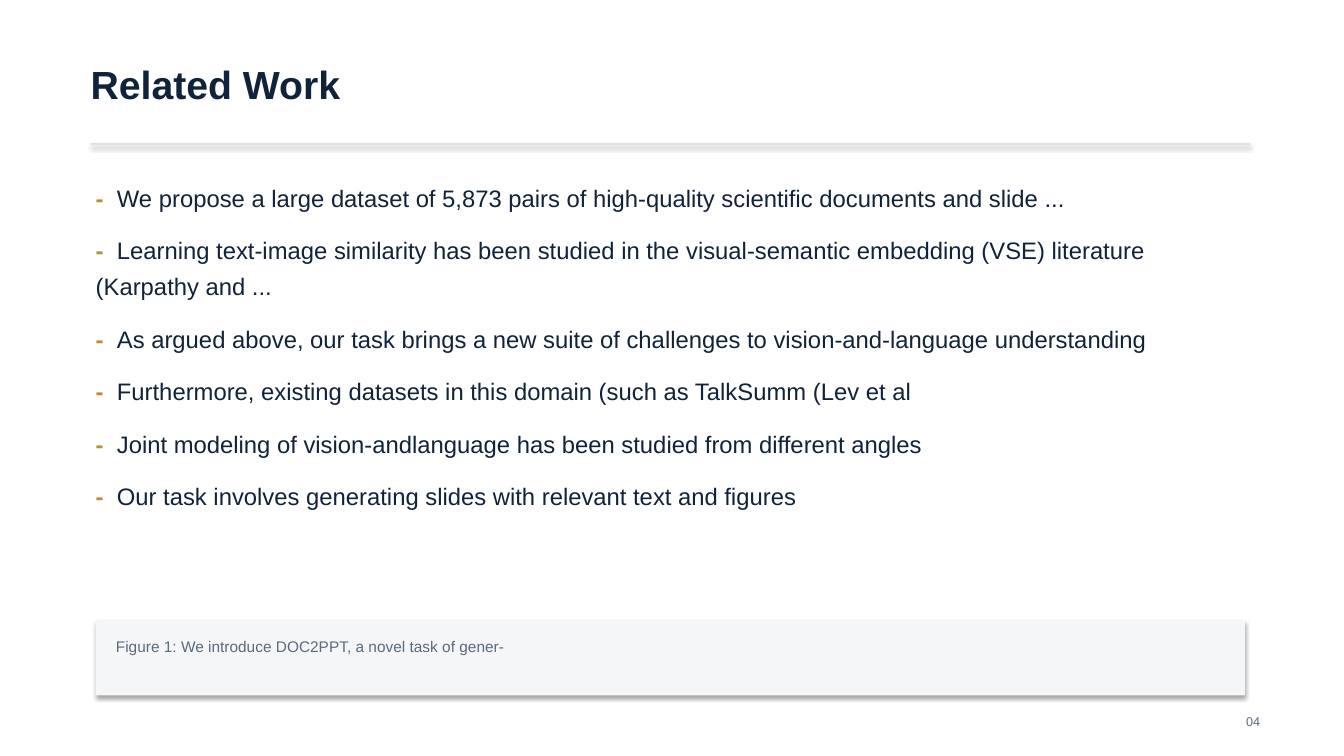
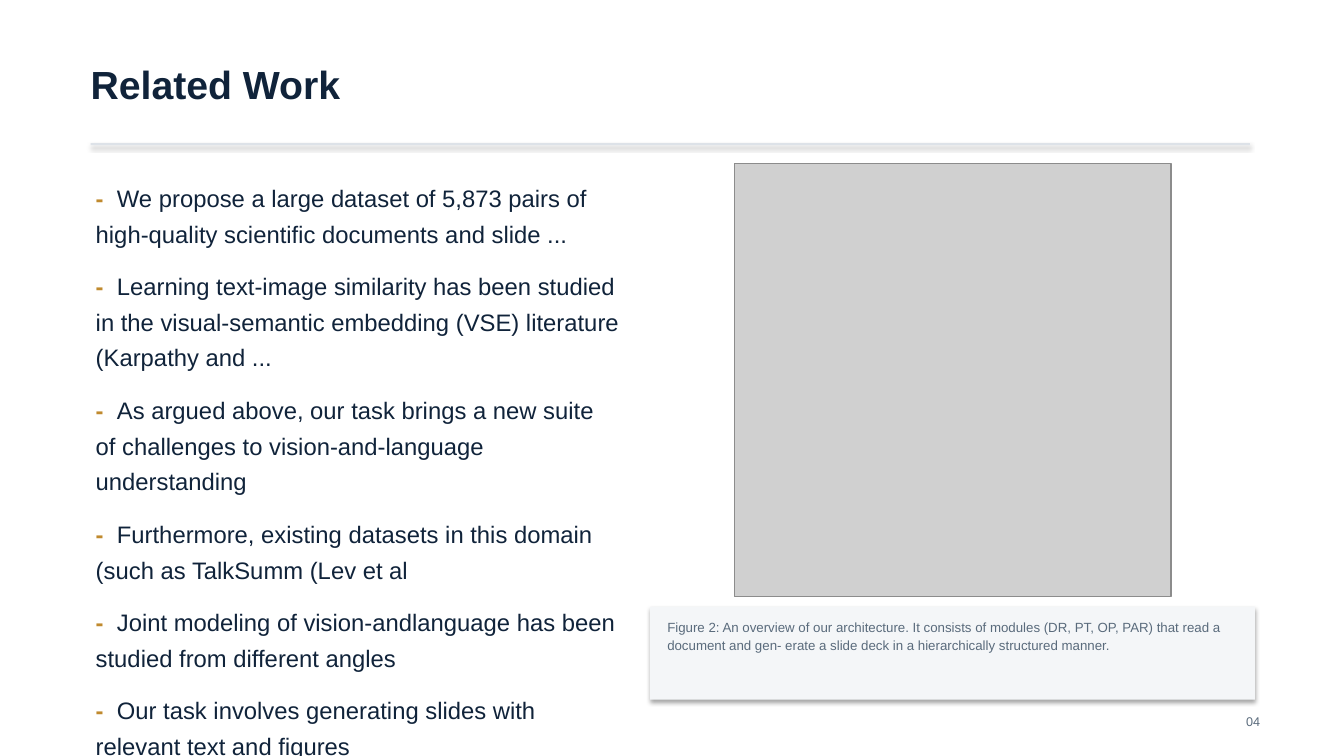
Before and after one commit to Mizuki0215/capstone-ppt-agent, a slide deck: slide 4 of out/DOC2PPT_2101.11796.pptx. Drawn at 1344x756 pixels with LibreOffice and Linux fonts; fonts in the diff are those of the drawing; grey boxes stand for pictures. Boxes give left, top, right and bottom in pixels: in the first picture for what was removed or moved away, otherwise in the second. Text is boxed around its words. In the diff, an @@ line names an element or a change of style, - is before the commit and + after.

```diff
--- a/out/DOC2PPT_2101.11796.pptx
+++ b/out/DOC2PPT_2101.11796.pptx
@@ text "- We propose a large ..." rewrapped from box(96, 189, 1146, 510) to box(96, 189, 619, 756) @@
@@ picture added at box(734, 163, 1172, 597) @@
@@ rectangle: place and size @@
-rectangle at box(96, 620, 1245, 696)
+rectangle at box(650, 607, 1255, 700)
@@ text added at box(667, 622, 1220, 653), 9.5 pt, text #5A6B7C @@
+Figure 2: An overview of our architecture. It consists of modules (DR, PT, OP, PAR) that read a document and gen- erate a slide deck in a hierarchically structured manner.
@@ text removed at box(116, 641, 504, 655) @@
-Figure 1: We introduce DOC2PPT, a novel task of gener-
```
Also in this commit, not shown: 4 other slides changed, 10 other files.
